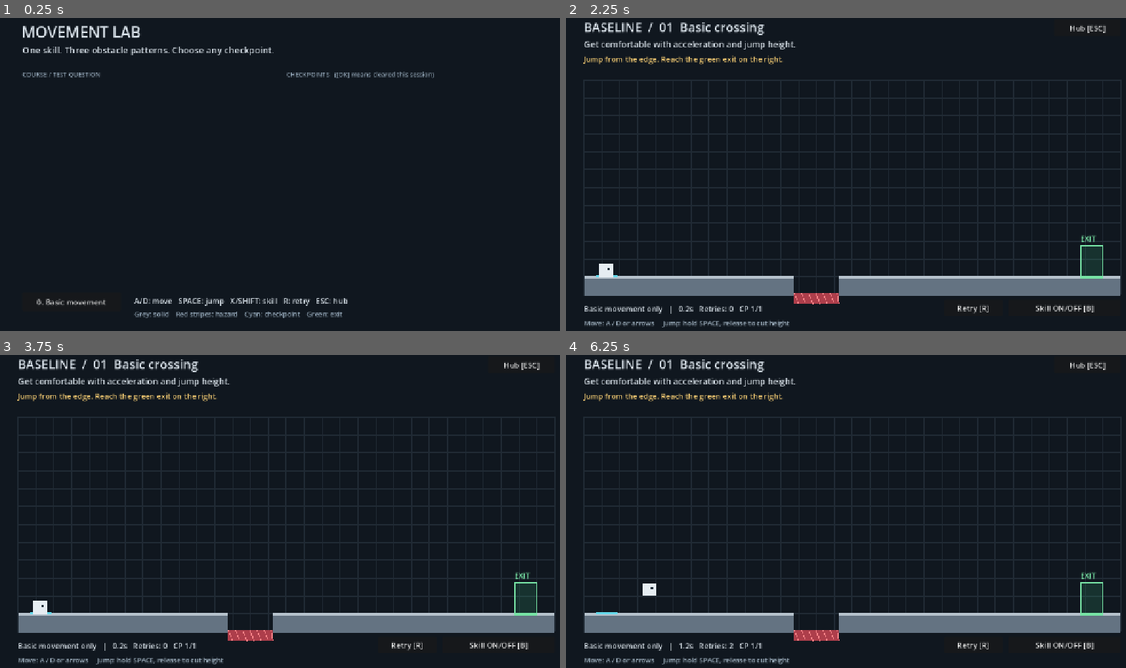
Above: before the commit, frames 1-4 (two rows, left to right).
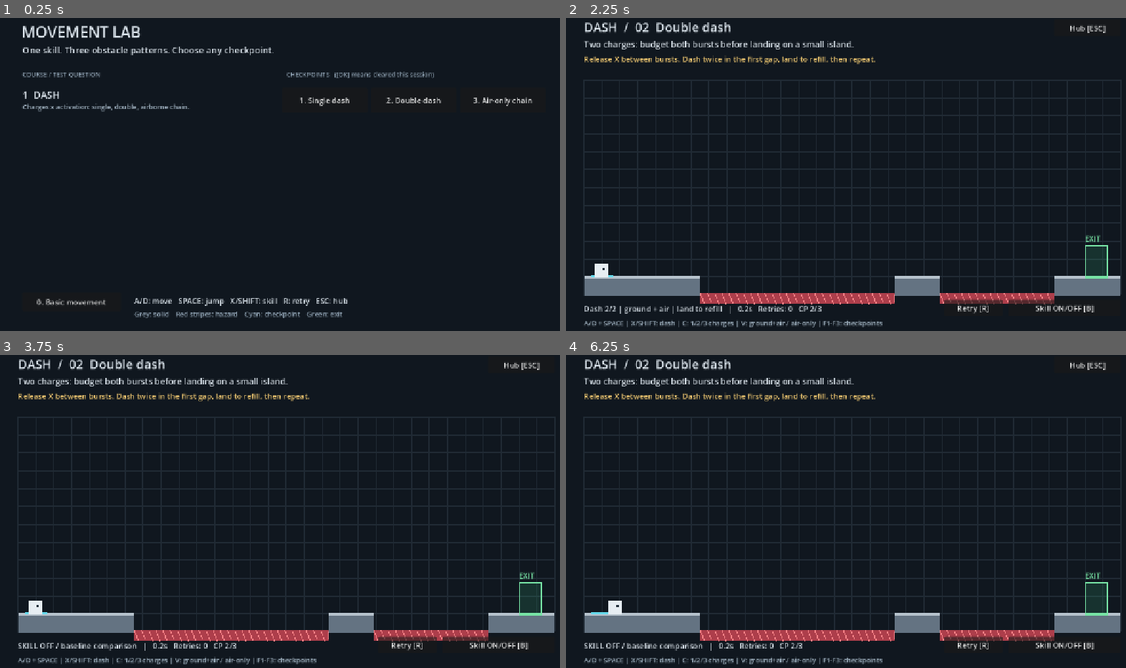
Above: after the commit, the same moments.

Repository: HsiYuGit/platformer-prototype
Game: Godot game, scene res://mechanics_lab.tscn
Two runs of this game, one before a commit and one after it. Both use one fixed random seed, a clock stepped at 60 frames per second and the inputs below.
Inputs:
- Up to frame 1 (0.25 s): no input
- Up to frame 2 (2.25 s): click "0. Basic movement" at 0.5 s; click "Hub [ESC]" at 1.25 s; click "0. Basic movement" (after the commit: "2. Double dash") at 2 s
- Up to frame 3 (3.75 s): click "Retry [R]" at 2.75 s; click "Skill ON/OFF [B]" at 3.5 s
- Up to frame 4 (6.25 s): click "Retry [R]" at 4.25 s; click "Retry [R]" at 5 s; tap Enter (next_room) at 5.75 s; hold Right (move_right) from 5.78 s (still down); hold Enter (next_room) from 5.78 s (still down); tap Space (jump) at 6.02 s; tap C at 6.05 s

The runs differ from the first frame. In frame 1, 0.6% of the frame differs, in the area x 4-96%, y 23-30%; in frame 2, 7.4%; in frame 3, 7.4%; in frame 4, 7.6%, in the area x 3-97%, y 1-99%.

Commit message:
Add dash course with charge and airborne rule variants
Compare single, double and three-burst traversal with independent charge-count and airborne-only controls on the same layouts. Use wide gaps, a refill island and a long airborne chain, with validated spawn-to-exit physics routes and checkpoint resets.

Diff:
--- /dev/null
+++ b/abilities/dash.gd
@@ -0,0 +1,38 @@
+extends RefCounted
+
+var charges := 1
+var capacity := 1
+var air_only := false
+var active := 0.0
+var cooldown := 0.0
+var direction := 1.0
+var initialized := false
+
+func tick(p, delta: float) -> void:
+	if not initialized:
+		capacity = p.room.data.get("dash_charges", 1)
+		air_only = p.room.data.get("dash_air_only", false)
+		charges = capacity
+		initialized = true
+	cooldown = maxf(0, cooldown - delta)
+	if active <= 0:
+		p.velocity.x = clampf(p.velocity.x, -p.speed, p.speed)
+	if p.is_on_floor() and active <= 0 and cooldown <= 0:
+		charges = capacity
+	if active <= 0 and cooldown <= 0 and charges > 0 and Input.is_action_just_pressed("skill") and (not air_only or not p.is_on_floor()):
+		charges -= 1
+		active = 0.20
+		cooldown = 0.28
+		direction = p.facing
+	if active > 0:
+		p.velocity = Vector2(direction * 850, 0)
+		active -= delta
+		if p.is_on_wall():
+			active = 0
+
+func status() -> String:
+	return "Dash %d/%d | %s | land to refill" % [charges, capacity, "AIR ONLY" if air_only else "ground + air"]
+
+func draw_overlay(p) -> void:
+	if active > 0:
+		p.draw_line(Vector2(-p.facing * 50, 0), Vector2.ZERO, Color("65d9eb"), 12)
--- a/lab.gd
+++ b/lab.gd
@@ -3,7 +3,7 @@
 const PLAYER = preload("res://player.tscn")
 const ROOM = preload("res://room.gd")
 const BASELINE = preload("res://levels/baseline.gd")
-const LEVELS: Array = []
+const LEVELS: Array = [preload("res://levels/dash.gd")]
 
 var ui: Control
 var world: Node2D
@@ -18,6 +18,8 @@
 var records: Dictionary = {}
 var status_label: Label
 var result_label: Label
+var dash_charges_override := 0
+var dash_air_override := -1
 
 func _ready() -> void:
 	preload("res://player.gd").configure_input()
@@ -83,6 +85,8 @@
 	section = room_index
 	skill_enabled = true
 	failures = 0
+	dash_charges_override = 0
+	dash_air_override = -1
 	load_room()
 
 func load_room() -> void:
@@ -91,6 +95,11 @@
 	completed = false
 	elapsed = 0.0
 	var spec: Dictionary = course.rooms()[section]
+	if course.ID == "dash":
+		if dash_charges_override > 0:
+			spec["dash_charges"] = dash_charges_override
+		if dash_air_override >= 0:
+			spec["dash_air_only"] = bool(dash_air_override)
 	world = ROOM.new()
 	add_child(world)
 	world.build(spec)
@@ -128,6 +137,8 @@
 	if section + 1 < course.rooms().size():
 		section += 1
 		failures = 0
+		dash_charges_override = 0
+		dash_air_override = -1
 		load_room()
 	else:
 		show_hub()
@@ -148,6 +159,14 @@
 		retry()
 	elif event.is_action_pressed("compare"):
 		toggle_skill()
+	elif course.ID == "dash" and event.physical_keycode == KEY_C:
+		dash_charges_override = int(world.data["dash_charges"]) % 3 + 1
+		failures = 0
+		load_room()
+	elif course.ID == "dash" and event.physical_keycode == KEY_V:
+		dash_air_override = 0 if world.data["dash_air_only"] else 1
+		failures = 0
+		load_room()
 	elif completed and event.is_action_pressed("next_room"):
 		next_room()
 	elif event.physical_keycode >= KEY_F1 and event.physical_keycode <= KEY_F3:
@@ -155,6 +174,8 @@
 		if index < course.rooms().size():
 			section = index
 			failures = 0
+			dash_charges_override = 0
+			dash_air_override = -1
 			load_room()
 
 func _physics_process(delta: float) -> void:
@@ -172,6 +193,6 @@
 		completed = true
 		player.set_physics_process(false)
 		var key := "%s:%d" % [course.ID, section]
-		if skill_enabled:
+		if skill_enabled and dash_charges_override == 0 and dash_air_override == -1:
 			records[key] = minf(records.get(key, INF), elapsed)
 		result_label.text = "CLEAR!  %.1fs / %d retries   |   ENTER: %s   R: replay   ESC: hub" % [elapsed, failures, "next checkpoint" if section + 1 < course.rooms().size() else "return to hub"]
--- /dev/null
+++ b/levels/dash.gd
@@ -0,0 +1,29 @@
+extends RefCounted
+
+const ID = "dash"
+const TITLE = "DASH"
+const SUMMARY = "Charges x activation: single, double, airborne chain."
+const ABILITY = preload("res://abilities/dash.gd")
+const CONTROLS = "A/D + SPACE | X/SHIFT: dash | C: 1/2/3 charges | V: ground+air / air-only | F1-F3: checkpoints"
+
+static func rooms() -> Array:
+	return [
+		{"name": "Single dash", "question": "One charge: extend a jump across a wide gap.",
+		"hint": "Jump near the edge, dash near the top. C / V change rules on this same layout.",
+		"spawn": Vector2(80, 580), "exit": Rect2(1150, 530, 50, 70),
+		"dash_charges": 1, "dash_air_only": false,
+		"platforms": [Rect2(40, 600, 320, 40), Rect2(640, 600, 600, 40)],
+		"hazards": [Rect2(360, 635, 280, 25)]},
+		{"name": "Double dash", "question": "Two charges: budget both bursts before landing on a small island.",
+		"hint": "Release X between bursts. Dash twice in the first gap, land to refill, then repeat.",
+		"spawn": Vector2(80, 580), "exit": Rect2(1160, 530, 50, 70),
+		"dash_charges": 2, "dash_air_only": false,
+		"platforms": [Rect2(40, 600, 260, 40), Rect2(735, 600, 100, 40), Rect2(1090, 600, 150, 40)],
+		"hazards": [Rect2(300, 635, 435, 25), Rect2(835, 635, 255, 25)]},
+		{"name": "Air-only chain", "question": "Three charges + air-only: jump first, then chain across a long pit.",
+		"hint": "X on the floor does nothing. Keep each burst separate; all charges return on landing.",
+		"spawn": Vector2(80, 580), "exit": Rect2(1150, 530, 50, 70),
+		"dash_charges": 3, "dash_air_only": true,
+		"platforms": [Rect2(40, 600, 240, 40), Rect2(895, 600, 345, 40)],
+		"hazards": [Rect2(280, 635, 615, 25)]},
+	]
--- a/tests/playthrough.gd
+++ b/tests/playthrough.gd
@@ -47,6 +47,8 @@
 						break
 				if lab.completed or lab.failures > 0:
 					break
+				if OS.get_environment("LAB_TRACE") == "1":
+					print("TRACE %s %s -> %s" % [key, step, lab.player.position])
 			set_inputs({})
 			if not lab.completed or lab.failures > 0:
 				printerr("FAIL %s: pos=%s retries=%s" % [key, lab.player.position, lab.failures])
--- a/tests/routes.json
+++ b/tests/routes.json
@@ -1,7 +1,132 @@
 {
   "baseline:0": [
-    {"move_right": true, "x": 485},
-    {"move_right": true, "jump": true, "frames": 43},
-    {"move_right": true, "frames": 170}
+    {
+      "move_right": true,
+      "x": 485
+    },
+    {
+      "move_right": true,
+      "jump": true,
+      "frames": 43
+    },
+    {
+      "move_right": true,
+      "frames": 170
+    }
+  ],
+  "dash:0": [
+    {
+      "x": 337,
+      "move_right": true
+    },
+    {
+      "frames": 18,
+      "move_right": true,
+      "jump": true
+    },
+    {
+      "frames": 13,
+      "skill": true,
+      "move_right": true,
+      "jump": true
+    },
+    {
+      "frames": 170,
+      "move_right": true
+    }
+  ],
+  "dash:1": [
+    {
+      "x": 277,
+      "move_right": true
+    },
+    {
+      "move_right": true,
+      "jump": true,
+      "frames": 18
+    },
+    {
+      "move_right": true,
+      "jump": true,
+      "skill": true,
+      "frames": 13
+    },
+    {
+      "move_right": true,
+      "jump": true,
+      "frames": 5
+    },
+    {
+      "move_right": true,
+      "jump": true,
+      "skill": true,
+      "frames": 13
+    },
+    {
+      "land": true,
+      "move_right": true
+    },
+    {
+      "x": 812,
+      "move_right": true
+    },
+    {
+      "move_right": true,
+      "jump": true,
+      "frames": 18
+    },
+    {
+      "move_right": true,
+      "jump": true,
+      "skill": true,
+      "frames": 13
+    },
+    {
+      "frames": 120,
+      "move_right": true
+    }
+  ],
+  "dash:2": [
+    {
+      "x": 257,
+      "move_right": true
+    },
+    {
+      "frames": 18,
+      "move_right": true,
+      "jump": true
+    },
+    {
+      "frames": 13,
+      "skill": true,
+      "move_right": true,
+      "jump": true
+    },
+    {
+      "frames": 5,
+      "move_right": true,
+      "jump": true
+    },
+    {
+      "frames": 13,
+      "skill": true,
+      "move_right": true,
+      "jump": true
+    },
+    {
+      "frames": 5,
+      "move_right": true,
+      "jump": true
+    },
+    {
+      "frames": 13,
+      "skill": true,
+      "move_right": true,
+      "jump": true
+    },
+    {
+      "frames": 170,
+      "move_right": true
+    }
   ]
 }
Not shown, changed: README.md
Not shown, changed: docs/VALIDATION.md
